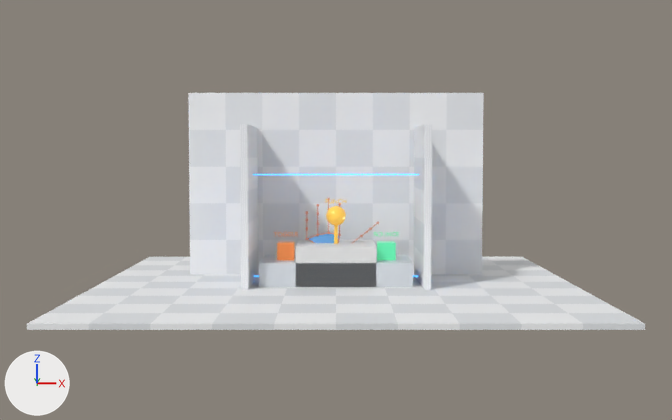
What one commit did to the Blender file hand_control_fixed_scene.blend.
Rendered twice from a camera (50 mm lens) standing at (0.0, -23.95, 3.26) and looking at (0.0, -0.01, 1.86). The axes (+X, +Y, +Z) are drawn at lower left. The lights are the same throughout. The picture after the commit comes second.

The scene before the commit, as lines of its bpy script (objects in view):
```python
ob_phc_interactive_bounce = bpy.data.objects.new('PHC_Interactive_Bounce', me_phc_interactive_bouncemesh)
ob_phc_interactive_bounce.location = (1.28, -0.18, 0.82)
ob_phc_interactive_bounce.scale = (0.23, 0.23, 0.22)
ob_phc_interactive_toggle = bpy.data.objects.new('PHC_Interactive_Toggle', me_phc_interactive_togglemesh)
ob_phc_interactive_toggle.location = (-1.28, -0.18, 0.82)
ob_phc_interactive_toggle.scale = (0.21, 0.21, 0.22)
ob_phc_label_bounce = bpy.data.objects.new('PHC_Label_Bounce', txt_phc_label_bouncecurve)
ob_phc_label_bounce.location = (1.28, -0.2, 1.24)
ob_phc_label_bounce.rotation_euler = (1.571, 0.0, 0.0)  # degrees (90, 0, 0)
ob_phc_label_punch = bpy.data.objects.new('PHC_Label_Punch', txt_phc_label_punchcurve)
ob_phc_label_punch.location = (0.0, -0.18, 2.08)
ob_phc_label_punch.rotation_euler = (1.571, 0.0, 0.0)  # degrees (90, 0, 0)
ob_phc_label_toggle = bpy.data.objects.new('PHC_Label_Toggle', txt_phc_label_togglecurve)
ob_phc_label_toggle.location = (-1.28, -0.2, 1.24)
ob_phc_label_toggle.rotation_euler = (1.571, 0.0, 0.0)  # degrees (90, 0, 0)
ob_phc_punchball = bpy.data.objects.new('PHC_PunchBall', me_icosphere_001)
ob_phc_punchball.location = (0.0, -0.16, 1.72)
ob_phc_punchrod = bpy.data.objects.new('PHC_PunchRod', me_cylinder_001)
ob_phc_punchrod.location = (0.0, -0.16, 1.2)
ob_phc_scene_backdrop = bpy.data.objects.new('PHC_Scene_Backdrop', me_phc_scene_backdropmesh)
ob_phc_scene_backdrop.location = (0.0, 1.55, 2.45)
ob_phc_scene_backdrop.scale = (4.0, 0.06, 2.5)
ob_phc_scene_platform = bpy.data.objects.new('PHC_Scene_Platform', me_phc_scene_platformmesh)
ob_phc_scene_platform.location = (0.0, -0.05, 0.3)
ob_phc_scene_platform.scale = (1.9, 0.95, 0.3)
# also in view: 'PHC_Scene_Floor' at (0.0, 0.0, -0.06); 'PHC_Scene_Wall_Left' at (-2.22, 0.38, 2.0); 'Cube' at (0.0, 0.0, 0.0); 'PHC_Scene_Wall_Right' at (2.22, 0.38, 2.0)
```
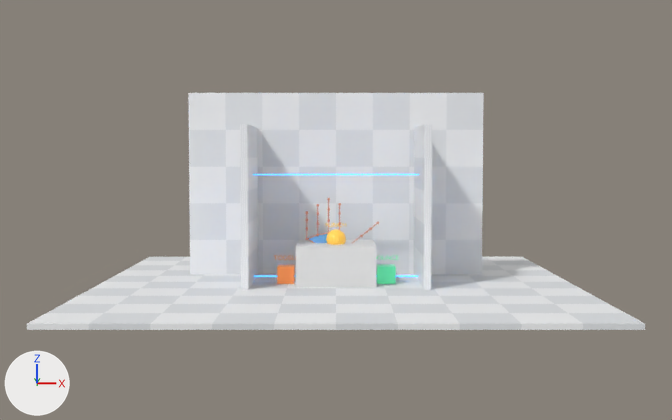
Boxes [x1, y1, x2, y2] around the edits, measured in the pictures (672 x 420 px):
'PHC_Scene_Platform', deleted: before [259, 255, 413, 287]
'PHC_Interactive_Bounce', moved: before [377, 241, 396, 260]; after [377, 265, 396, 284]
'PHC_Interactive_Toggle', moved: before [277, 242, 295, 260]; after [277, 265, 295, 284]
'PHC_PunchBall', moved: before [326, 206, 346, 225]; after [326, 229, 346, 245]
'PHC_PunchRod', moved (not visible afterwards): before [334, 225, 338, 244]
'PHC_Label_Bounce', moved: before [374, 232, 399, 236]; after [376, 256, 399, 260]
'PHC_Label_Toggle', moved: before [274, 232, 298, 236]; after [275, 256, 296, 260]
'PHC_Label_Punch', moved: before [326, 199, 346, 204]; after [327, 223, 342, 227]

The change, as a list of edits to the scene's bpy script:
```text
Remove ob_phc_scene_platform:
    ob_phc_scene_platform = bpy.data.objects.new('PHC_Scene_Platform', me_phc_scene_platformmesh)
    ob_phc_scene_platform.location = (0.0, -0.05, 0.3)
    ob_phc_scene_platform.scale = (1.9, 0.95, 0.3)
Change ob_phc_interactive_toggle:
    ob_phc_interactive_toggle.location: (-1.28, -0.18, 0.82) -> (-1.28, -0.18, 0.22)
Change ob_phc_interactive_bounce:
    ob_phc_interactive_bounce.location: (1.28, -0.18, 0.82) -> (1.28, -0.18, 0.22)
Change ob_phc_punchball:
    ob_phc_punchball.location: (0.0, -0.16, 1.72) -> (0.0, -0.16, 1.12)
Change ob_phc_punchrod:
    ob_phc_punchrod.location: (0.0, -0.16, 1.2) -> (0.0, -0.16, 0.59)
Change ob_phc_label_bounce:
    ob_phc_label_bounce.location: (1.28, -0.2, 1.24) -> (1.28, -0.2, 0.64)
Change ob_phc_label_punch:
    ob_phc_label_punch.location: (0.0, -0.18, 2.08) -> (0.0, -0.18, 1.48)
Change ob_phc_label_toggle:
    ob_phc_label_toggle.location: (-1.28, -0.2, 1.24) -> (-1.28, -0.2, 0.64)
```
